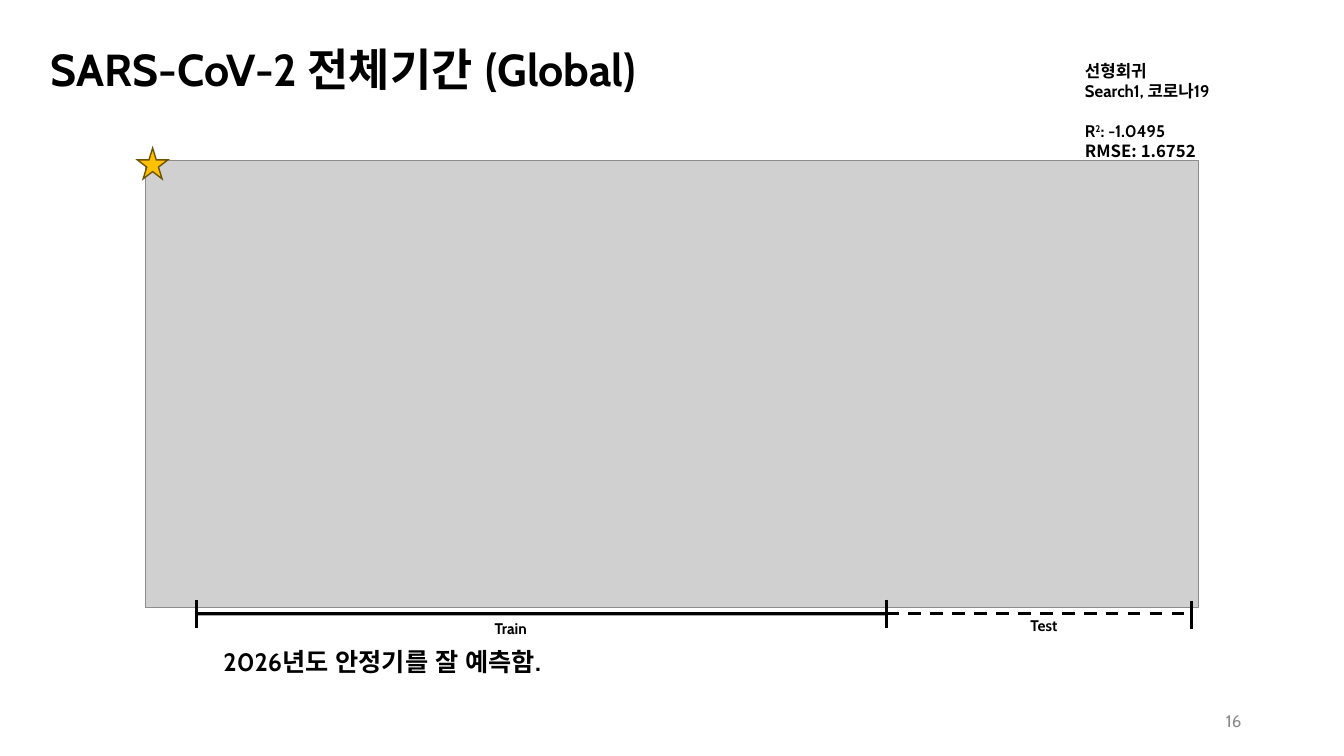
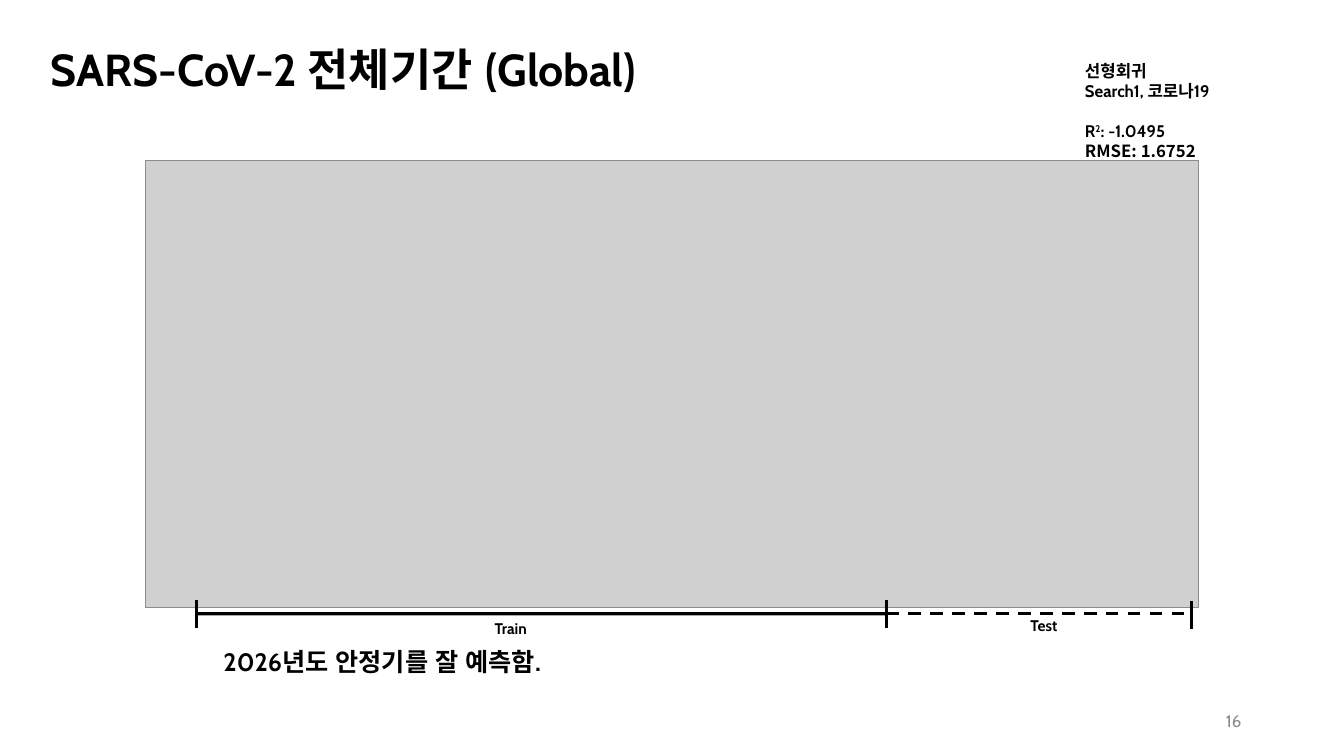
Before and after one commit to sjnkang/EpiSearch, a slide deck: slide 16 of meeting/2026-09-22.pptx. Drawn at 1344x756 pixels with LibreOffice and Linux fonts; fonts in the diff are those of the drawing; grey boxes stand for pictures. Boxes give left, top, right and bottom in pixels: in the first picture for what was removed or moved away, otherwise in the second. Text is boxed around its words. In the diff, an @@ line names an element or a change of style, - is before the commit and + after.

```diff
--- a/meeting/2026-09-22.pptx
+++ b/meeting/2026-09-22.pptx
@@ star removed at [137, 148, 167, 179] @@
```
Also in this commit, not shown: 6 other slides changed, 3 slides added, 8 other files.
